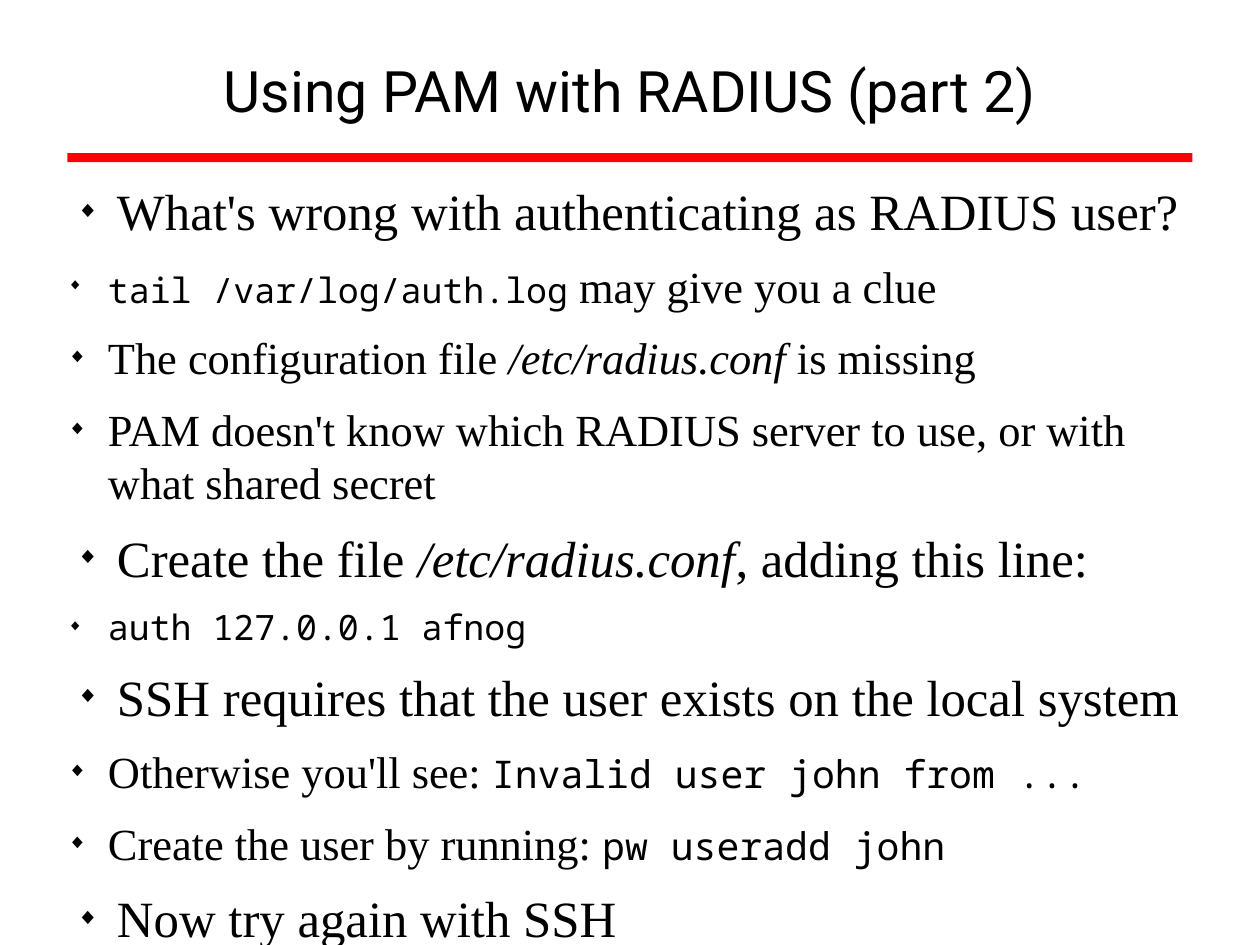
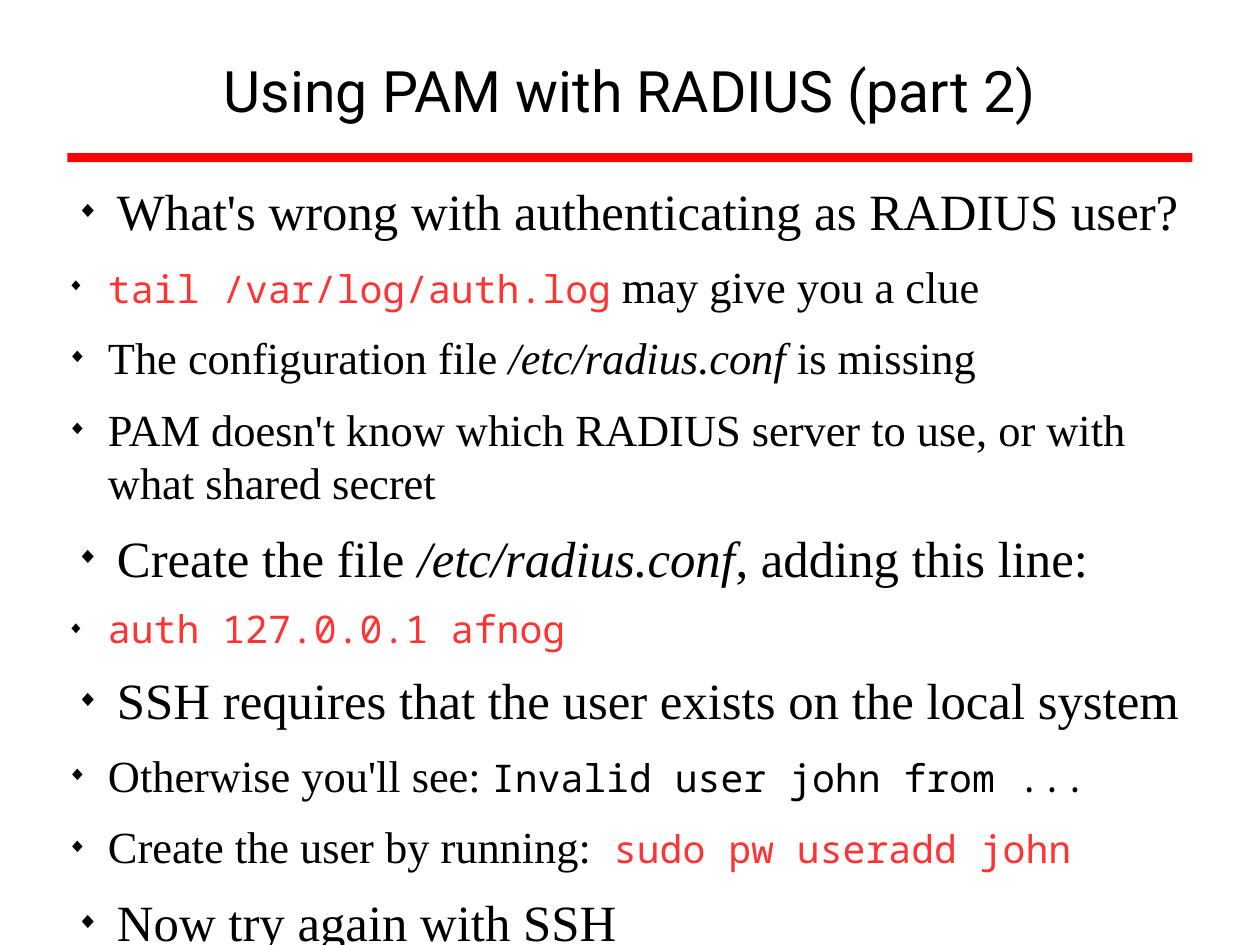
Before and after one commit to afnog/sse, a slide deck: slide 45 of radius/radius_presentation.odp. Drawn at 1260x945 pixels with LibreOffice and Linux fonts; fonts in the diff are those of the drawing; background and template pictures are left out. Boxes give left, top, right and bottom in pixels: in the first picture for what was removed or moved away, otherwise in the second. Text is boxed around its words. In the diff, an @@ line names an element or a change of style, - is before the commit and + after.

Commit message:
/ ‘radius/radius_presentation.odp’

```diff
--- a/radius/radius_presentation.odp
+++ b/radius/radius_presentation.odp
@@ text at box(108, 272, 979, 653): size 22 to 24 pt, text colour #000000 to #FF3333 in "tail /var/log/auth.log", "auth 127.0.0.1 afnog" @@
@@ text at box(108, 832, 1071, 873): text changed @@
-  ◆ Create the user by running: pw useradd john
+  ◆ Create the user by running: sudo pw useradd john
```
